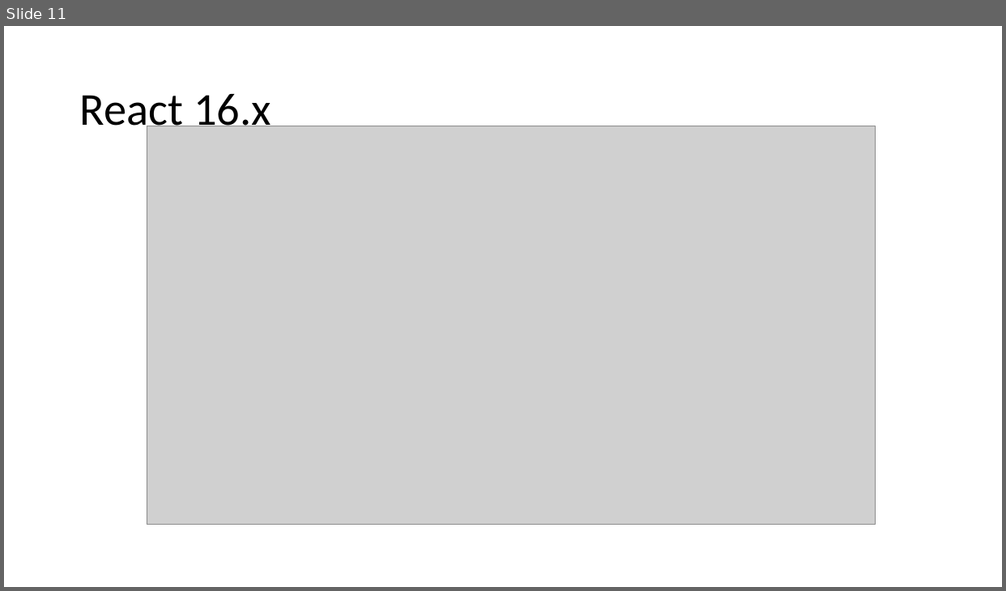
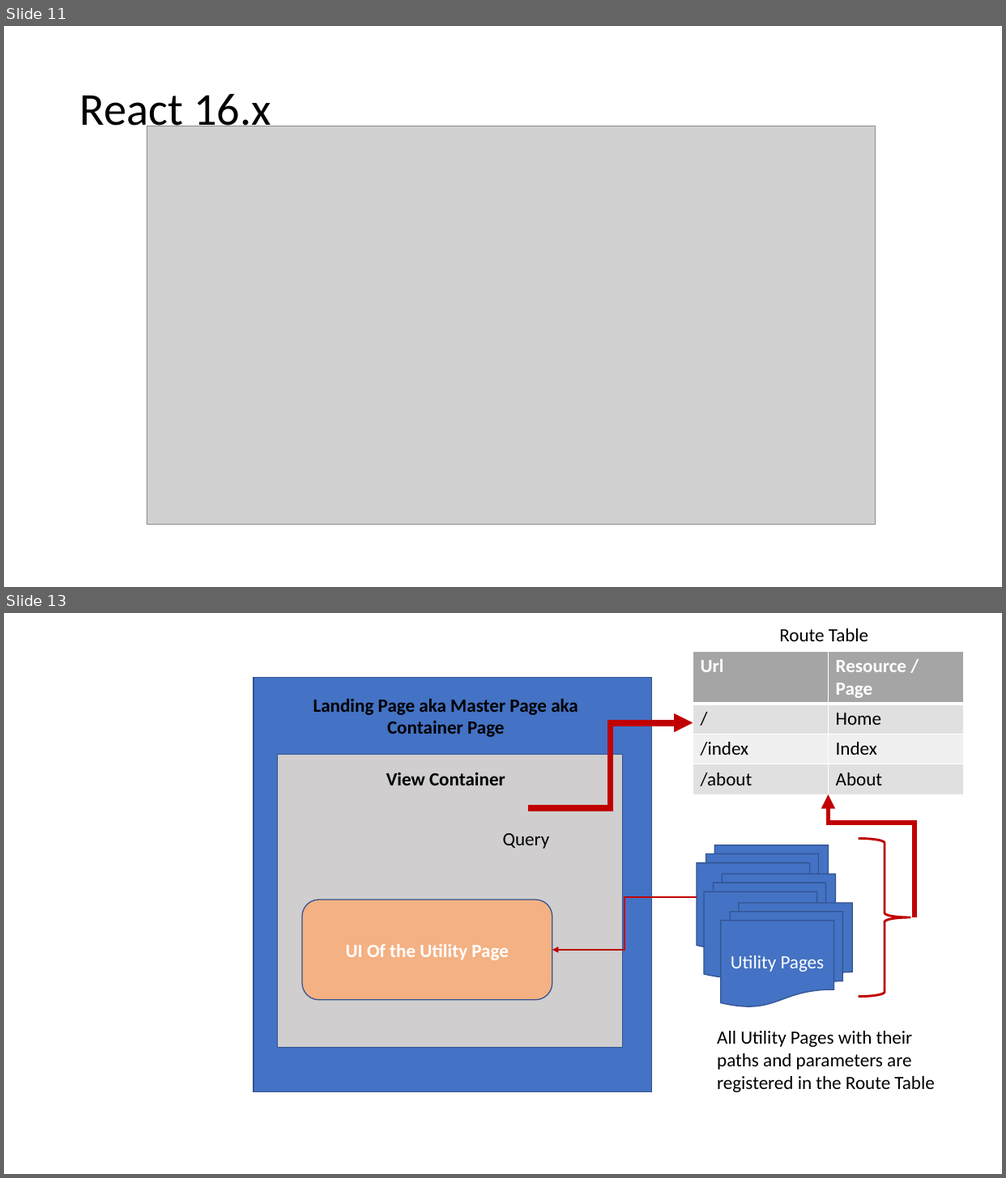
Before and after one commit to maheshsabnis/react-sync-trg, a slide deck: images_ppt.pptx. Shown one above the other, each under a label of ours: slide 11 before the commit, slides 11 and 13 after it; the slides between them are not shown. The pictures are 1006x591 and 1006x1178 pixels, drawn with LibreOffice and Linux fonts; fonts in the diff are those of the drawing; grey boxes stand for pictures. Boxes give left, top, right and bottom in pixels: in the first picture for what was removed or moved away, otherwise in the second. Text is boxed around its words. In the diff, an @@ line names an element or a change of style, - is before the commit and + after.

```diff
--- a/images_ppt.pptx
+++ b/images_ppt.pptx
@@ slide 13 added at [4, 613, 1002, 1174], background #FFFFFF @@
@@ text added at [779, 628, 868, 641], 18 pt, text #000000 @@
+Route Table
@@ table added at [692, 651, 964, 795], 4 rows, 2 columns @@
+Url | Resource / Page
+/ | Home
+/index | Index
+/about | About
@@ rectangle added at [253, 677, 651, 1093], fill #4472C4, outline #325491 1 pt @@
@@ text added at [313, 699, 578, 737], 18 pt, text #000000, bold @@
+Landing Page aka Master Page aka Container Page
@@ elbow arrow added from (528, 808) to (692, 723), #C00000 6 pt @@
@@ rectangle added at [278, 755, 623, 1047], fill #D0CECE, outline #325491 1 pt @@
@@ text added at [386, 773, 505, 786], 18 pt, text #000000, bold @@
+View Container
@@ elbow arrow added from (914, 918) to (829, 795), #C00000 4.5 pt @@
@@ text added at [503, 833, 550, 849], 18 pt, text #000000 @@
+Query
@@ flow chart multidocument added at [697, 845, 829, 949], fill #4472C4, outline #325491 1 pt @@
@@ right brace added at [859, 838, 910, 996], outline #C00000 2.25 pt @@
@@ flow chart multidocument added at [704, 875, 836, 978], fill #4472C4, outline #325491 1 pt @@
@@ rounded rectangle added at [302, 900, 552, 1000], fill #F4B183, outline #325491 1 pt, 18 pt, text #FFFFFF, bold @@
+UI Of the Utility Page
@@ elbow arrow added from (697, 897) to (552, 950), #C00000 1.5 pt @@
@@ flow chart multidocument added at [720, 903, 852, 1007], fill #4472C4, outline #325491 1 pt, 18 pt, text #FFFFFF @@
+Utility Pages
@@ text added at [717, 1031, 934, 1093], 18 pt, text #000000 @@
+All Utility Pages with their paths and parameters are registered in the Route Table
```
Also in this commit, not shown: 19 other files.
